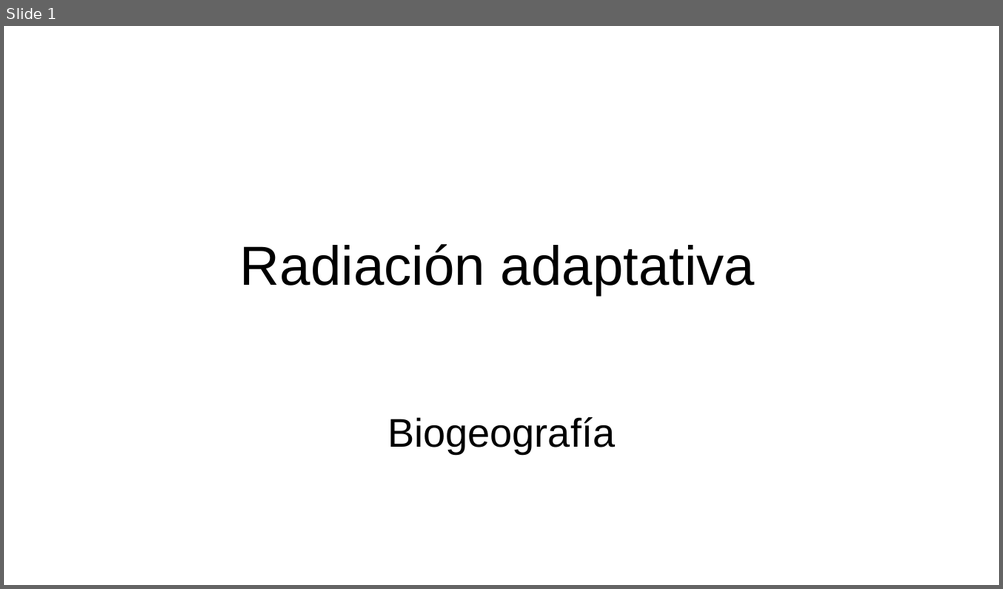
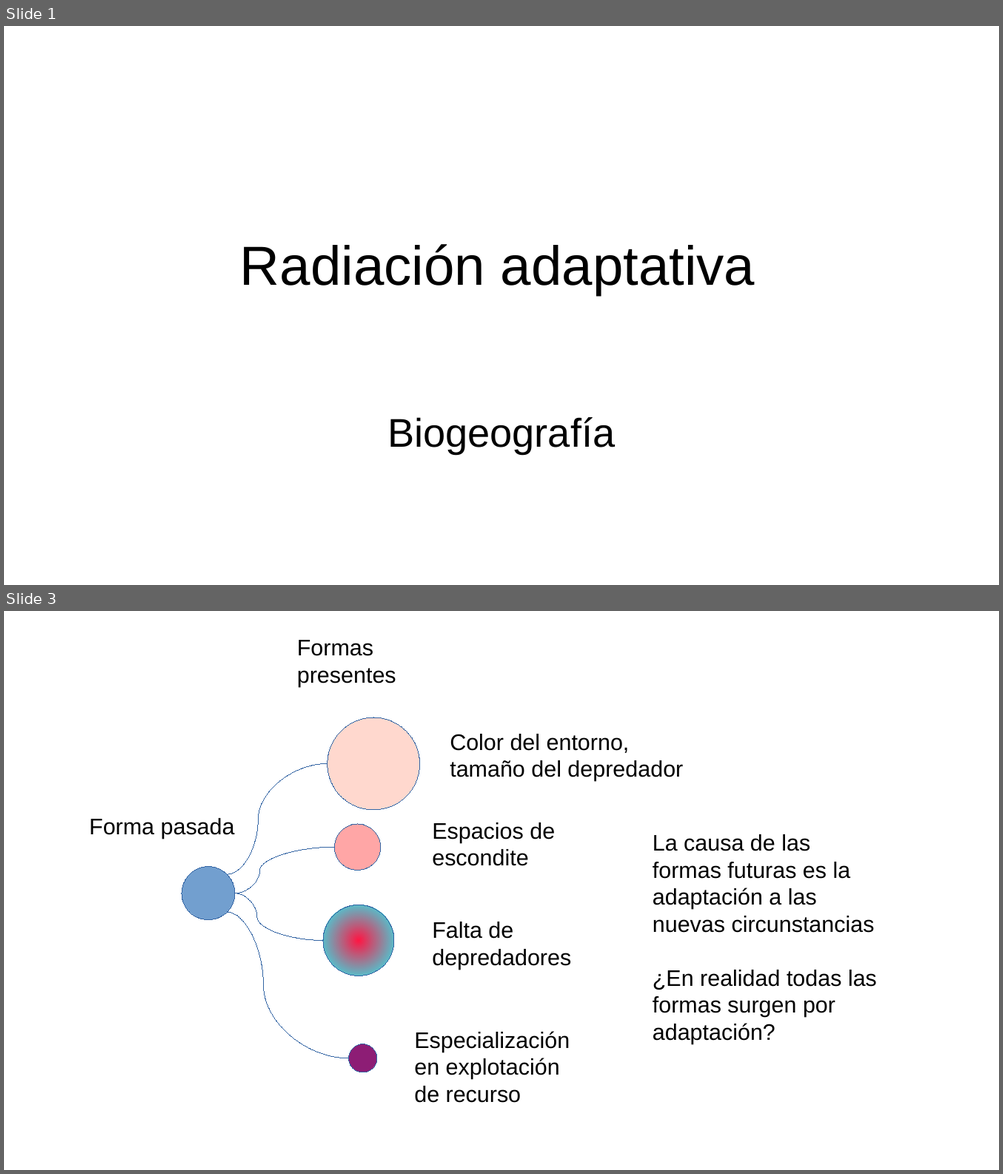
Before and after one commit to gerardommc/Biogeo-Macroecologia, a slide deck: Radiacion.odp. Shown one above the other, each under a label of ours: slide 1 before the commit, slides 1 and 3 after it; the slides between them are not shown. The pictures are 1003x589 and 1003x1174 pixels, drawn with LibreOffice and Linux fonts; fonts in the diff are those of the drawing. Boxes give left, top, right and bottom in pixels: in the first picture for what was removed or moved away, otherwise in the second. Text is boxed around its words. In the diff, an @@ line names an element or a change of style, - is before the commit and + after.

```diff
--- a/Radiacion.odp
+++ b/Radiacion.odp
@@ slide 3 added at (x1=4, y1=611, x2=999, y2=1170), background #FFFFFF @@
@@ text added at (x1=297, y1=640, x2=396, y2=686), 18 pt, text #000000 @@
+Formas presentes
@@ ellipse added at (x1=327, y1=718, x2=419, y2=809), fill #FFD8CE, outline #3465A4 0 pt @@
@@ text added at (x1=449, y1=734, x2=683, y2=781), 18 pt, text #000000 @@
+Color del entorno, tamaño del depredador
@@ curved line added from (227, 874) to (327, 763), #3465A4 0 pt @@
@@ text added at (x1=89, y1=818, x2=235, y2=839), 18 pt, text #000000 @@
+Forma pasada
@@ ellipse added at (x1=334, y1=824, x2=381, y2=870), fill #FFA6A6, outline #3465A4 0 pt @@
@@ text added at (x1=432, y1=823, x2=555, y2=866), 18 pt, text #000000 @@
+Espacios de escondite
@@ curved line added from (235, 894) to (334, 848), #3465A4 0 pt @@
@@ text added at (x1=652, y1=834, x2=876, y2=1045), 18 pt, text #000000 @@
+La causa de las formas futuras es la adaptación a las nuevas circunstancias
+¿En realidad todas las formas surgen por adaptación?
@@ ellipse added at (x1=182, y1=866, x2=235, y2=920), fill #729FCF, outline #3465A4 0 pt @@
@@ curved line added from (235, 894) to (324, 940), #3465A4 0 pt @@
@@ curved line added from (227, 912) to (349, 1059), #3465A4 0 pt @@
@@ ellipse added at (x1=324, y1=906, x2=395, y2=977), fill gradient #FF1744 to #18FFFF, outline #3465A4 0 pt @@
@@ text added at (x1=432, y1=922, x2=571, y2=969), 18 pt, text #000000 @@
+Falta de depredadores
@@ text added at (x1=414, y1=1031, x2=569, y2=1103), 18 pt, text #000000 @@
+Especialización en explotación de recurso
@@ ellipse added at (x1=349, y1=1044, x2=377, y2=1072), fill #8D1D75, outline #3465A4 0 pt @@
```
Also in this commit, not shown: 1 slide changed, 5 other slides added, 1 slide removed, 2 other files.
